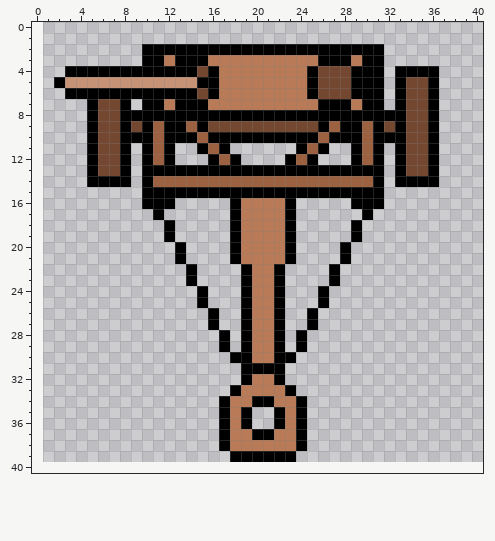
Pixel-art sprite, stored at Player, Base/PlayerBallista.png. The picture above was drawn from the file before the commit.
The file is 40x40 pixels. The old version is drawn lined up with the new one, on the new canvas.
After:
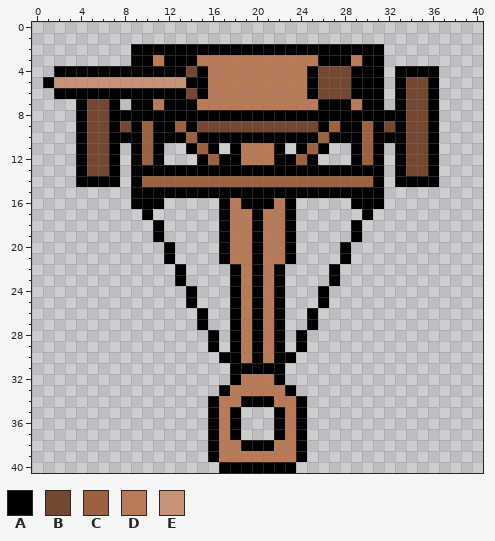
Palette (. is transparent): A #000000  B #744730  C #9c6141  D #b97a57  E #c79376
What changed:
canvas 40x40 -> 41x41, the old top-left corner now at 1,0
y 2: x 9 . -> A
y 3: x 9 . -> A; x 11..12 AD -> DA; x 15 A -> D
y 4: x 2 . -> A; x 14..16 ABA -> BAD
y 5: x 1..2 .A -> AE; x 14 E -> A; x 16 A -> D
y 6: x 2 . -> A; x 14..16 ABA -> BAD
y 7: x 4..5 .A -> AB; x 7..9 BA. -> A.A; x 11..12 AD -> DA; x 15 A -> D
y 8: x 4..5 .A -> AB; x 7 B -> A
y 9: x 4..5 .A -> AB; x 7..11 BABAC -> ABACA; x 13..15 ACA -> CAB
y 10: x 4..5 .A -> AB; x 7 B -> A; x 10..11 AC -> CA; x 14..15 AC -> CA
y 11: x 4..5 .A -> AB; x 7..12 BA.ACA -> A.ACA.; x 14..22 .ACA..... -> ACA.ADDDA
y 12: x 4..5 .A -> AB; x 7..12 BA.ACA -> A.ACA.; x 15..17 .AC -> ACA; x 19..22 .... -> DDDA
y 13: x 4..5 .A -> AB; x 7..9 BA. -> A.A
y 14: x 4 . -> A; x 8..10 A.A -> .AC
y 15: x 9 . -> A
y 16: x 9 . -> A; x 12 A -> .; x 17..21 .ADDD -> ADAAA
y 17: x 10..11 .A -> A.; x 17..18 .A -> AD; x 20 D -> A
y 18..19: x 11..12 .A -> A.; x 17..18 .A -> AD; x 20 D -> A
y 20..21: x 12..13 .A -> A.; x 17..18 .A -> AD; x 20 D -> A
y 22..23: x 13..14 .A -> A.; x 18..20 .AD -> ADA
y 24..25: x 14..15 .A -> A.; x 18..20 .AD -> ADA
y 26..27: x 15..16 .A -> A.; x 18..20 .AD -> ADA
y 28..29: x 16..20 .A.AD -> A.ADA
y 30: x 17 . -> A; x 19..20 AD -> DA
y 31: x 18 . -> A
y 32: x 18..19 .A -> AD
y 33: x 17..18 .A -> AD
y 34: x 16..17 .A -> AD; x 19 D -> A
y 35..36: x 16..19 .ADA -> ADA.
y 37: x 16..22 .ADDAAD -> ADA...A
y 38: x 16..17 .A -> AD; x 19..21 DDD -> AAA
y 39: x 16..24 ..AAAAAA. -> ADDDDDDDA
y 40: x 17..23 ....... -> AAAAAAA
Boxes around the changes in both pictures, in picture pixels (x1, y1, x2, y2):
changed: (43, 44, 307, 473)
